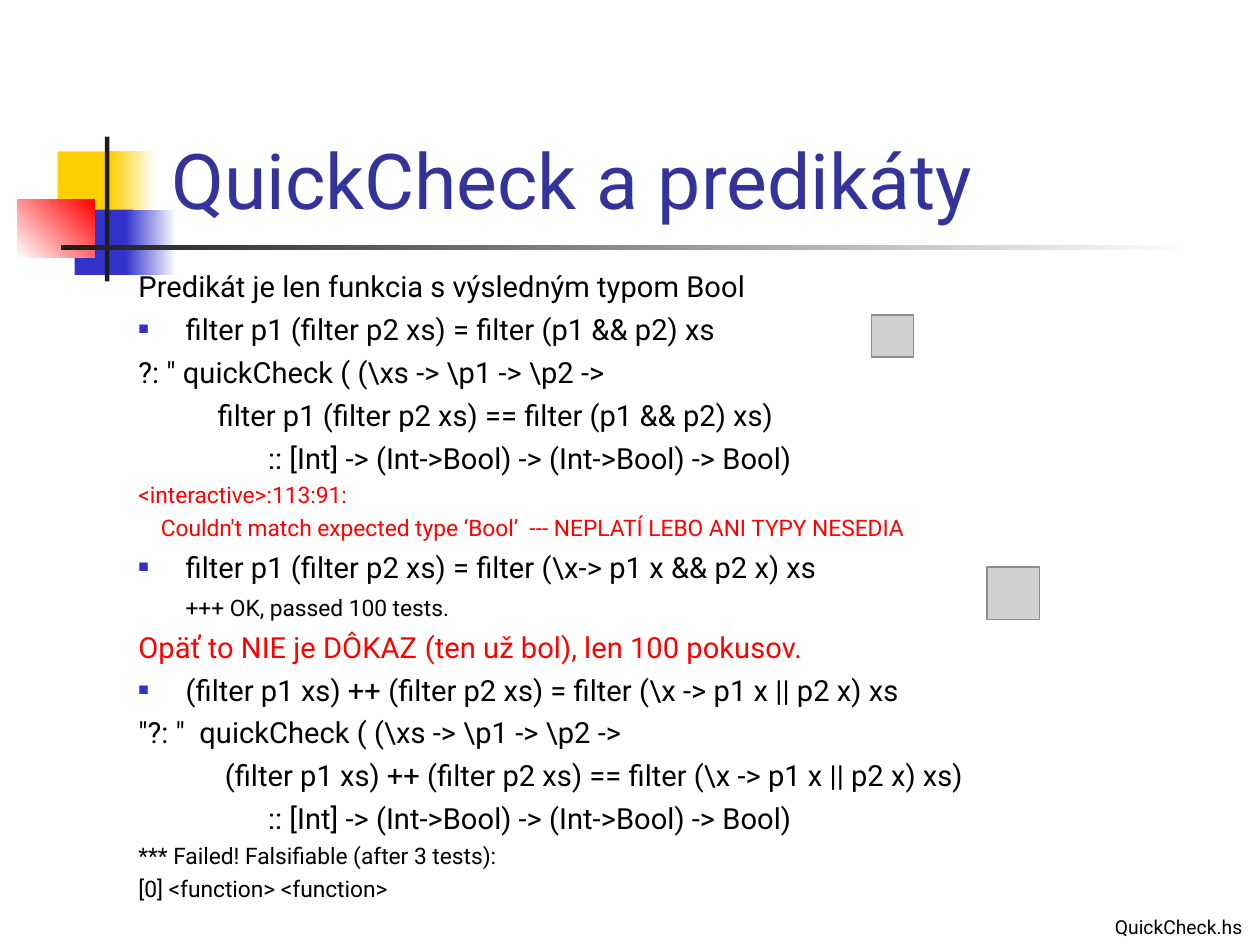
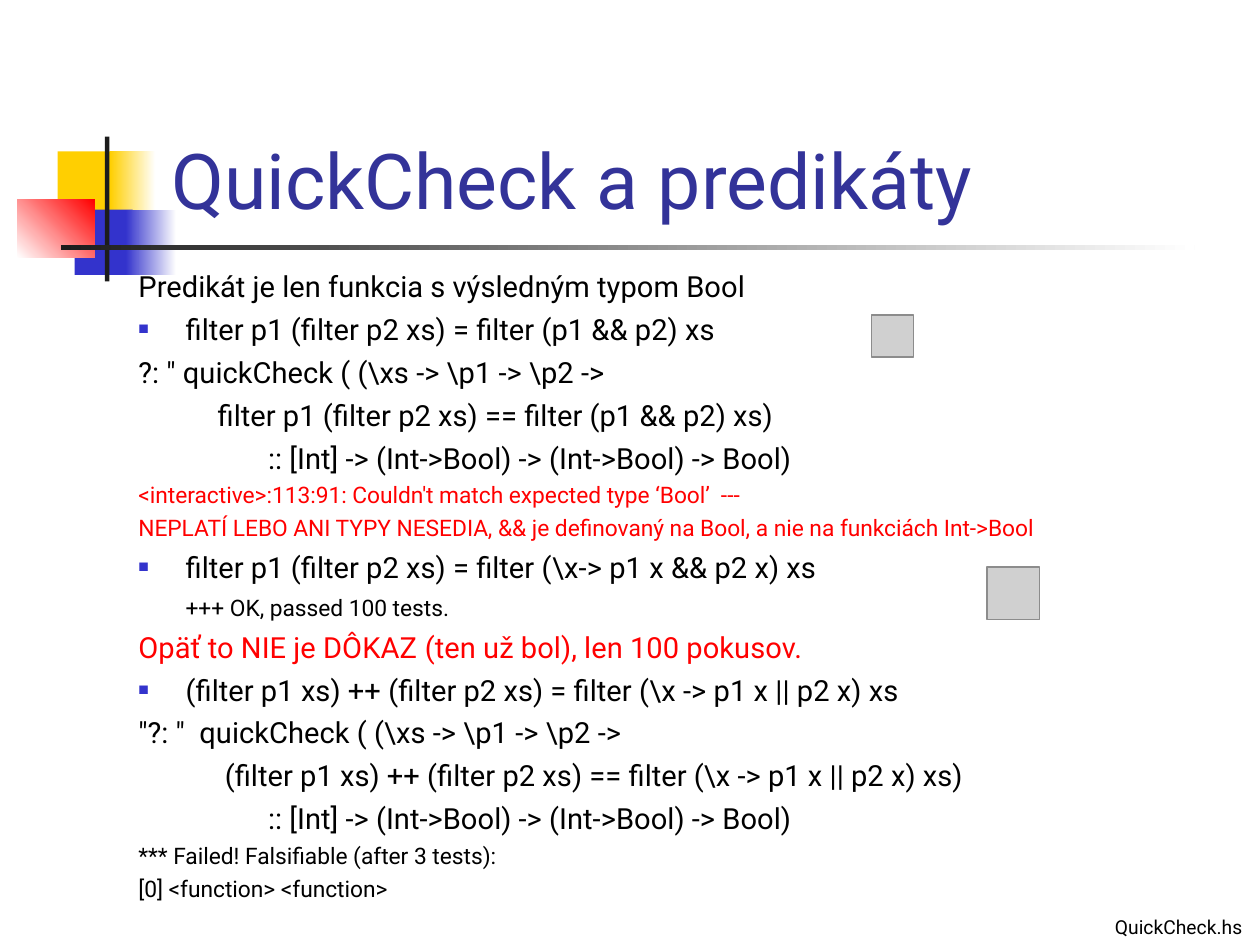
Before and after one commit to Funkcionalne/Prednasky, a slide deck: slide 13 of 02/02_fpro.ppt (slide 11 before the commit). Drawn at 1260x945 pixels with LibreOffice and Linux fonts; fonts in the diff are those of the drawing; grey boxes stand for pictures. Boxes give left, top, right and bottom in pixels: in the first picture for what was removed or moved away, otherwise in the second. Text is boxed around its words. In the diff, an @@ line names an element or a change of style, - is before the commit and + after.

```diff
--- a/02/02_fpro.ppt
+++ b/02/02_fpro.ppt
@@ text at (138,486,1034,541): text changed @@
-<interactive>:113:91:
-Couldn't match expected type ‘Bool’ --- NEPLATÍ LEBO ANI TYPY NESEDIA
+<interactive>:113:91: Couldn't match expected type ‘Bool’ ---
+NEPLATÍ LEBO ANI TYPY NESEDIA, && je definovaný na Bool, a nie na funkciách Int->Bool
```
Also in this commit, not shown: 4 other slides changed, 7 slides added, 7 other files.
